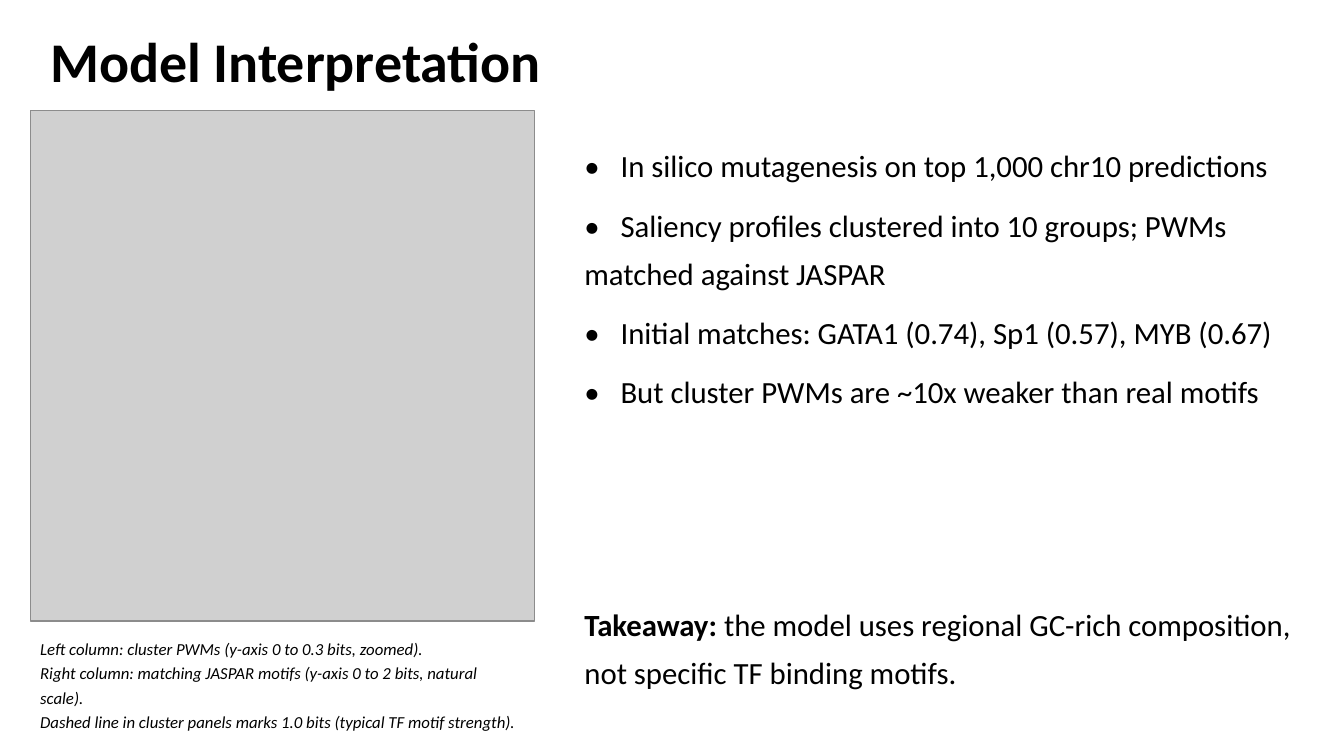
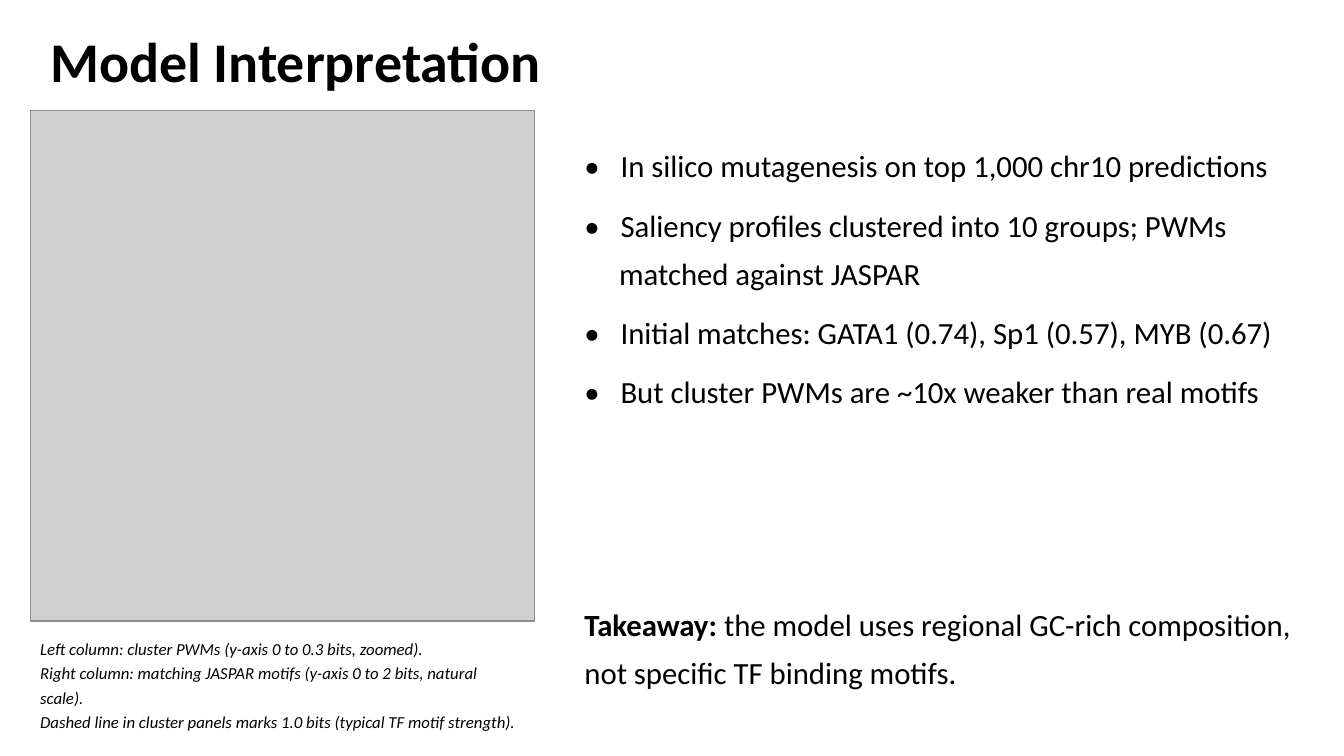
Before and after one commit to hahu1013/enhancer_prediction_k562, a slide deck: slide 10 of slides/K562_enhancer_prediction.pptx. Drawn at 1344x756 pixels with LibreOffice and Linux fonts; fonts in the diff are those of the drawing; grey boxes stand for pictures. Boxes give left, top, right and bottom in pixels: in the first picture for what was removed or moved away, otherwise in the second. Text is boxed around its words. In the diff, an @@ line names an element or a change of style, - is before the commit and + after.

```diff
--- a/slides/K562_enhancer_prediction.pptx
+++ b/slides/K562_enhancer_prediction.pptx
@@ text "• In silico mutagenesis on ..." rewrapped from [584, 155, 1271, 404] to [619, 155, 1271, 404] @@
```
Also in this commit, not shown: 10 other slides changed.
